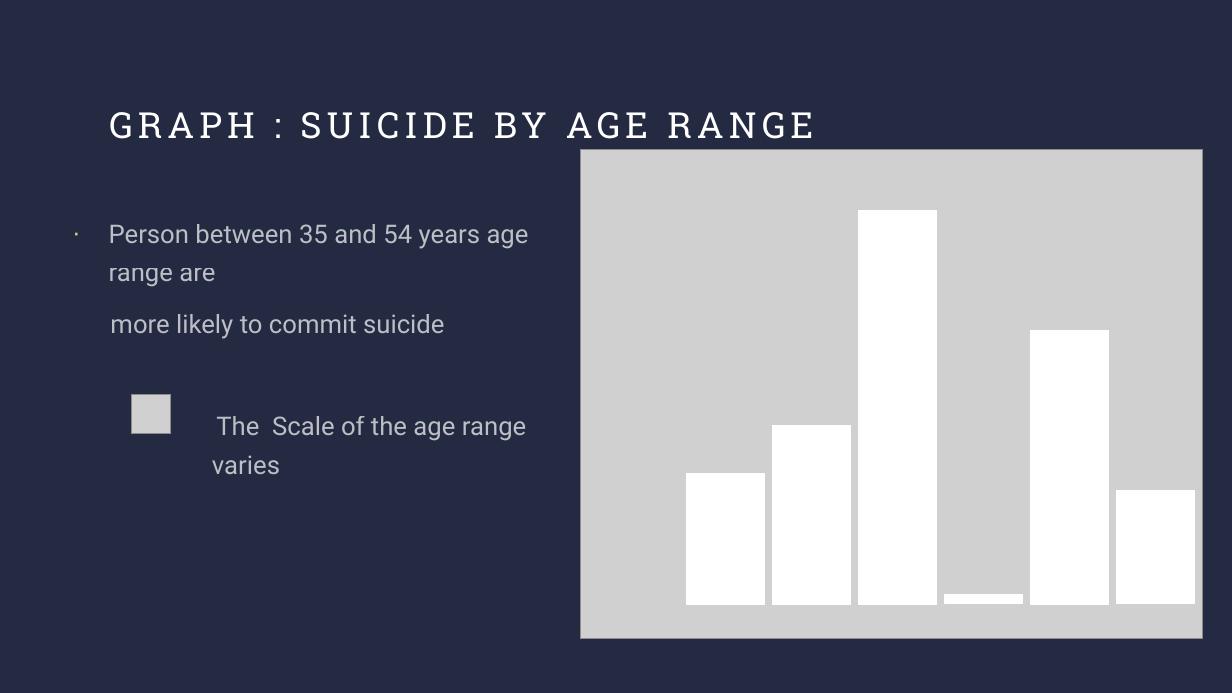
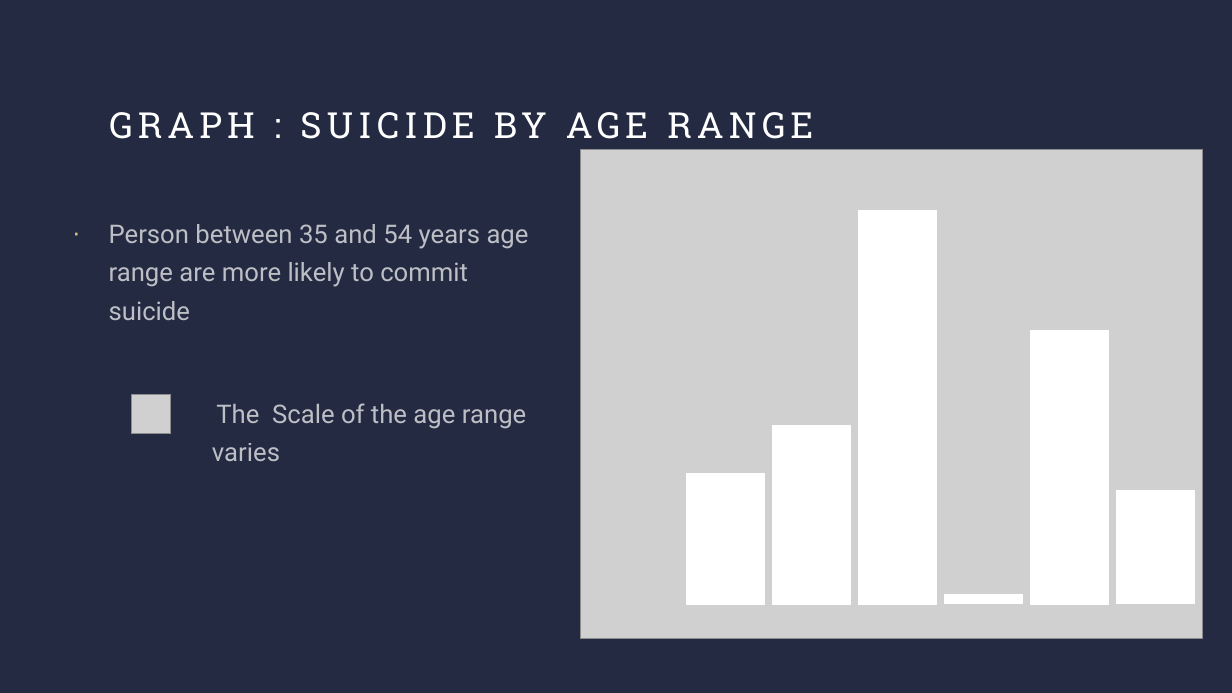
Before and after one commit to dgulacsy/DE2_Term_Project, a slide deck: slide 7 of DE2_Term_Presentation.pptx (slide 6 before the commit). Drawn at 1232x693 pixels with LibreOffice and Linux fonts; fonts in the diff are those of the drawing; grey boxes stand for pictures. Boxes give left, top, right and bottom in pixels: in the first picture for what was removed or moved away, otherwise in the second. Text is boxed around its words. In the diff, an @@ line names an element or a change of style, - is before the commit and + after.

```diff
--- a/DE2_Term_Presentation.pptx
+++ b/DE2_Term_Presentation.pptx
@@ text at [109, 224, 529, 320]: text changed @@
-· Person between 35 and 54 years age range are
-more likely to commit suicide
+· Person between 35 and 54 years age range are more likely to commit suicide
```
Also in this commit, not shown: 4 other slides changed, 1 slide added, 11 other files.
